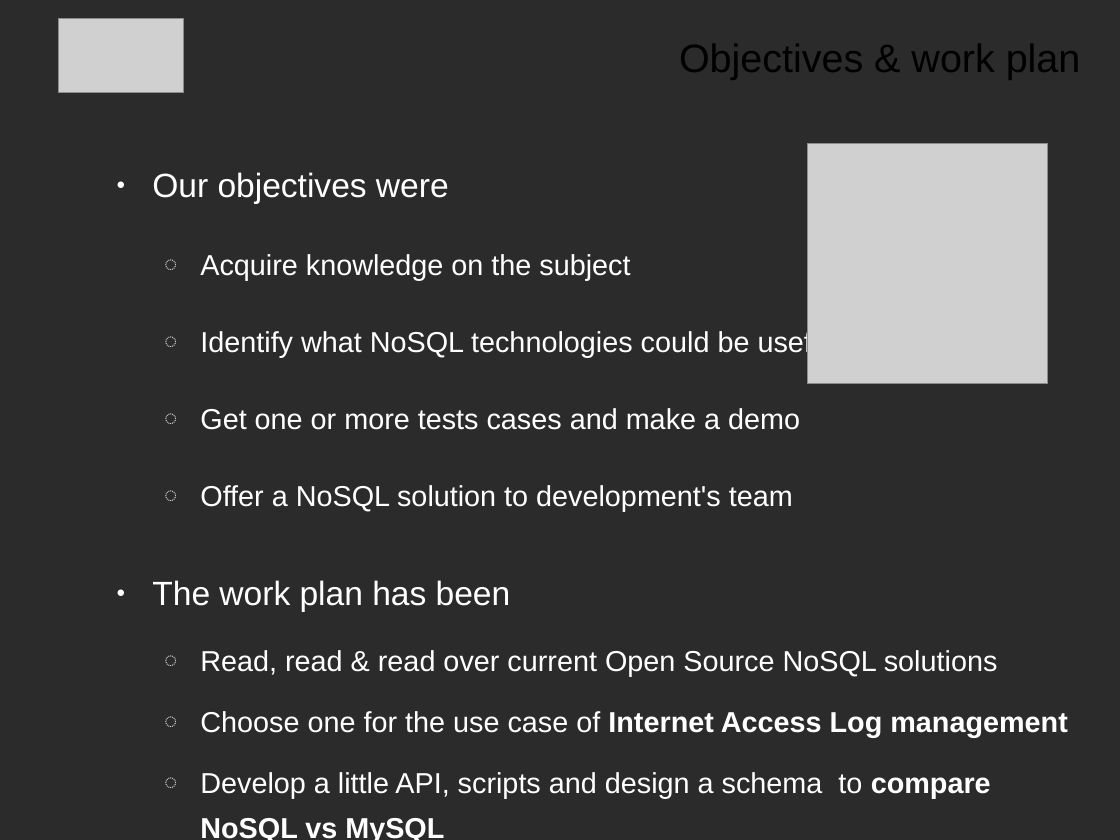
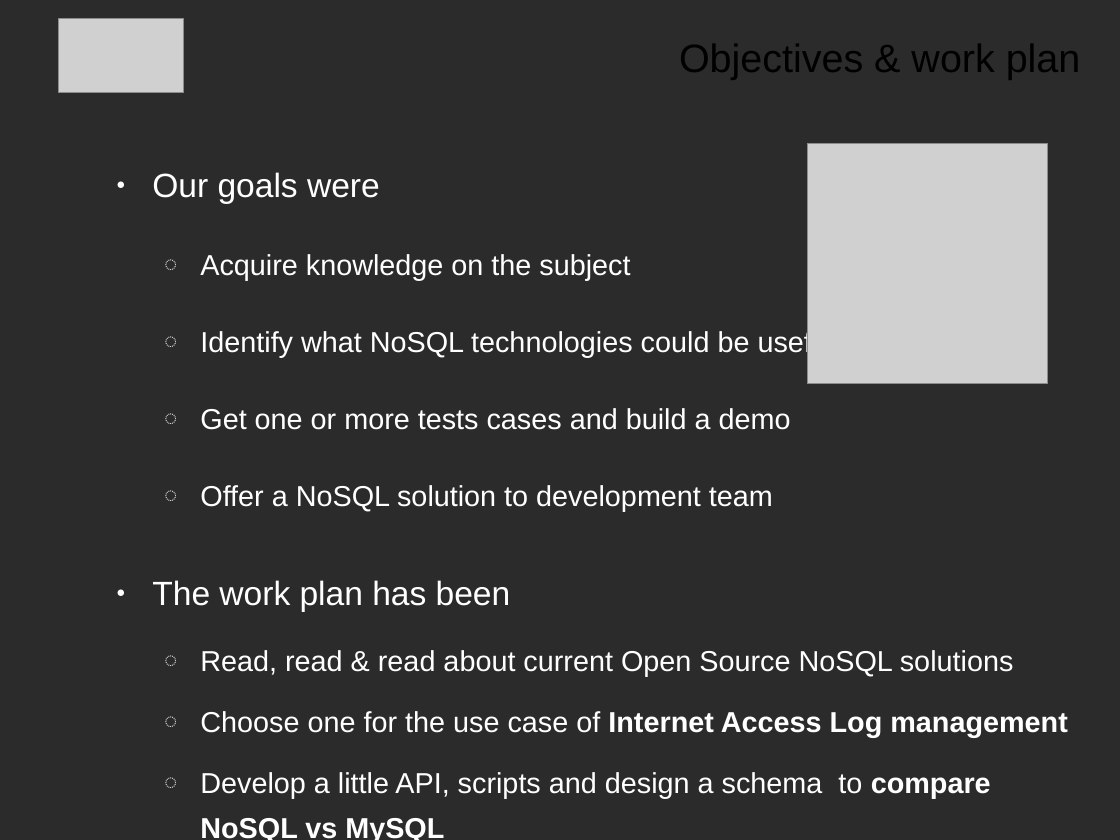
Before and after one commit to Ciges/internet_access_control_demo, a slide deck: slide 4 of NoSQL_Project_MSWL_Presentation.odp. Drawn at 1120x840 pixels with LibreOffice and Linux fonts; fonts in the diff are those of the drawing; grey boxes stand for pictures; background and template pictures are left out; a plain dark background stands for a picture behind light text. Boxes give left, top, right and bottom in pixels: in the first picture for what was removed or moved away, otherwise in the second. Text is boxed around its words. In the diff, an @@ line names an element or a change of style, - is before the commit and + after.

```diff
--- a/NoSQL_Project_MSWL_Presentation.odp
+++ b/NoSQL_Project_MSWL_Presentation.odp
@@ text at [152, 172, 380, 203]: text changed @@
-● Our objectives were
+● Our goals were
@@ text at [200, 408, 791, 511]: text changed @@
-  ◌ Get one or more tests cases and make a demo
-  ◌ Offer a NoSQL solution to development's team
+  ◌ Get one or more tests cases and build a demo
+  ◌ Offer a NoSQL solution to development team
@@ text at [200, 650, 1014, 677]: text changed @@
-  ◌ Read, read & read over current Open Source NoSQL solutions
+  ◌ Read, read & read about current Open Source NoSQL solutions
```
Also in this commit, not shown: 20 other slides changed, 1 other file.
